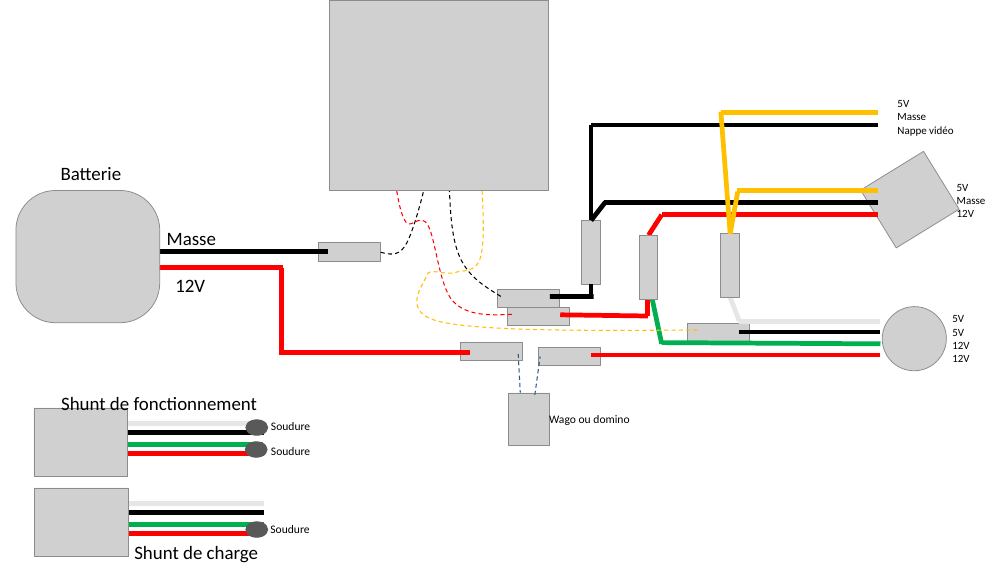
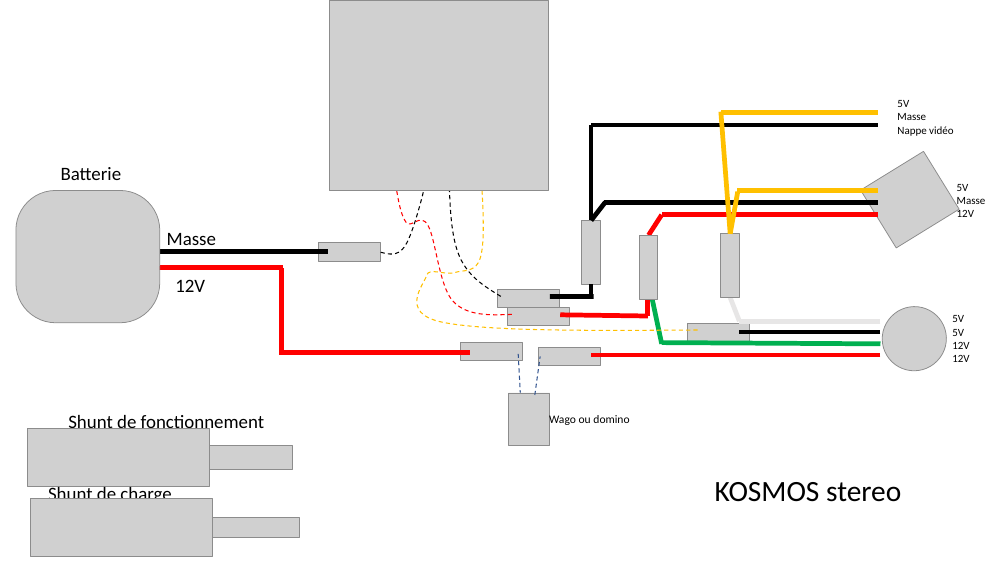
Before and after one commit to ofauvarque/DocV4, a slide deck: slide 2 of KosmosV4System/doc/pictures/V4_Batterie/CablageCaissonBatterie.pptx. Drawn at 1008x567 pixels with LibreOffice and Linux fonts; fonts in the diff are those of the drawing; grey boxes stand for pictures. Boxes give left, top, right and bottom in pixels: in the first picture for what was removed or moved away, otherwise in the second. Text is boxed around its words. In the diff, an @@ line names an element or a change of style, - is before the commit and + after.

```diff
--- a/KosmosV4System/doc/pictures/V4_Batterie/CablageCaissonBatterie.pptx
+++ b/KosmosV4System/doc/pictures/V4_Batterie/CablageCaissonBatterie.pptx
@@ picture removed at (34,408,128,476) @@
@@ text "Shunt de fonctionnement": place and size @@
-text "Shunt de fonctionnement" at (61,395,257,416)
+text "Shunt de fonctionnement" at (68,413,264,434)
@@ picture added at (27,429,209,486) @@
@@ line removed from (263, 423) to (122, 423) @@
@@ line removed from (263, 445) to (122, 445) @@
@@ line removed from (264, 433) to (123, 433) @@
@@ picture added at (199,445,293,469) @@
@@ ellipse removed at (246,420,268,435) @@
@@ ellipse removed at (246,442,268,457) @@
@@ text removed at (271,422,310,430) @@
-Soudure
@@ text removed at (271,447,310,455) @@
-Soudure
@@ text "Shunt de charge" rewrapped from (134,546,258,563) to (48,486,171,499) @@
@@ line removed from (264, 454) to (123, 454) @@
@@ picture added at (30,499,212,557) @@
@@ text added at (715,482,901,502), 28 pt, text #000000 @@
+KOSMOS stereo
@@ picture added at (209,518,300,538) @@
@@ group removed at (35,488,268,557): 4 lines, 1 picture, 1 ellipse @@
@@ text removed at (270,525,309,533) @@
-Soudure
```
Also in this commit, not shown: 1 other slide changed, 2 other files.
